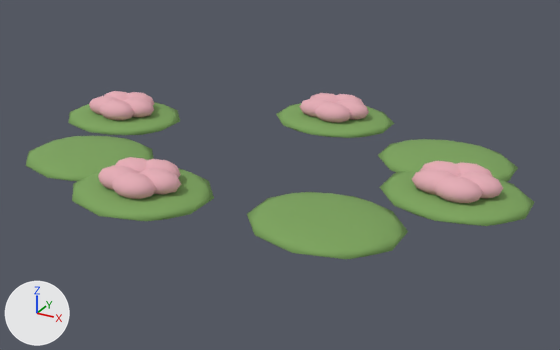
Renders of the Blender file assets/blender/prop-lilies.blend from each side of a commit.
Rendered twice from a 50 mm camera at (1.376, -2.366, 1.243) aimed at (0.077, -0.004, 0.062). The axes (+X, +Y, +Z) are drawn at lower left. The lights are the same throughout. The older version comes first.

In view in the first picture: 'prop-lilies_leaf', 'prop-lilies_pink'.
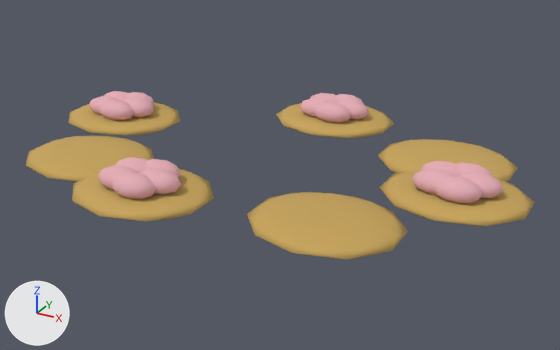
Pixel boxes (x1, y1, x2, y2) of what changed, in the pictures (560 x 350 px):
'prop-lilies_leaf', recoloured (green to orange)
    both: (26, 102, 535, 259)

Edits to the bpy script that builds the scene:
```text
Change mat_leaf:
    mat_leaf.base_color: (0.2, 0.37, 0.105) -> (0.57, 0.37, 0.1)  # green #7ca45b -> orange #c7a459
```
